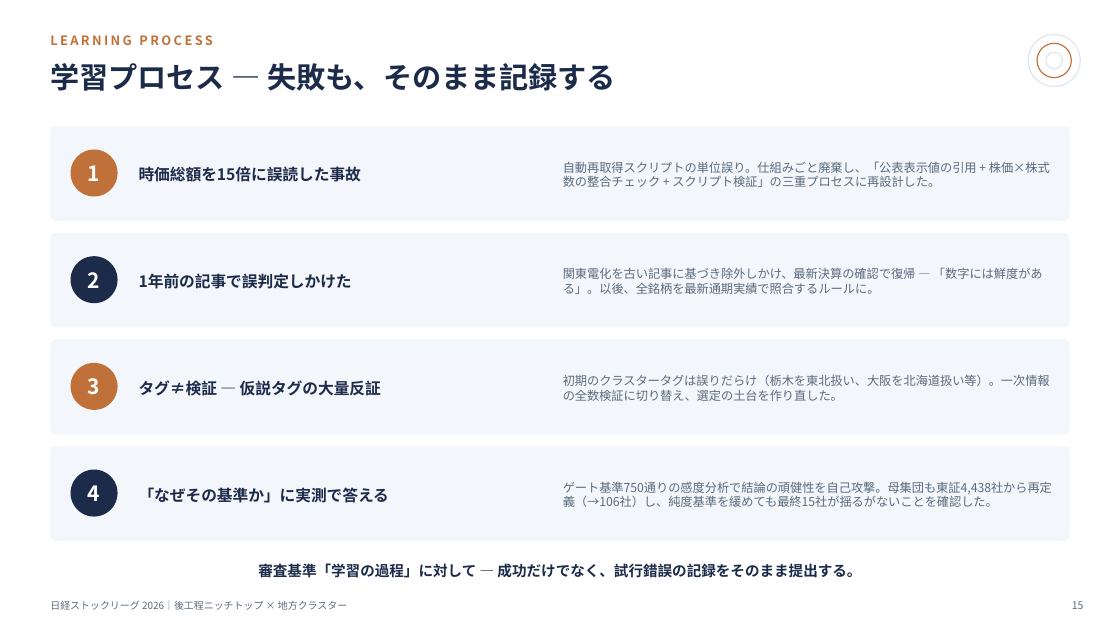
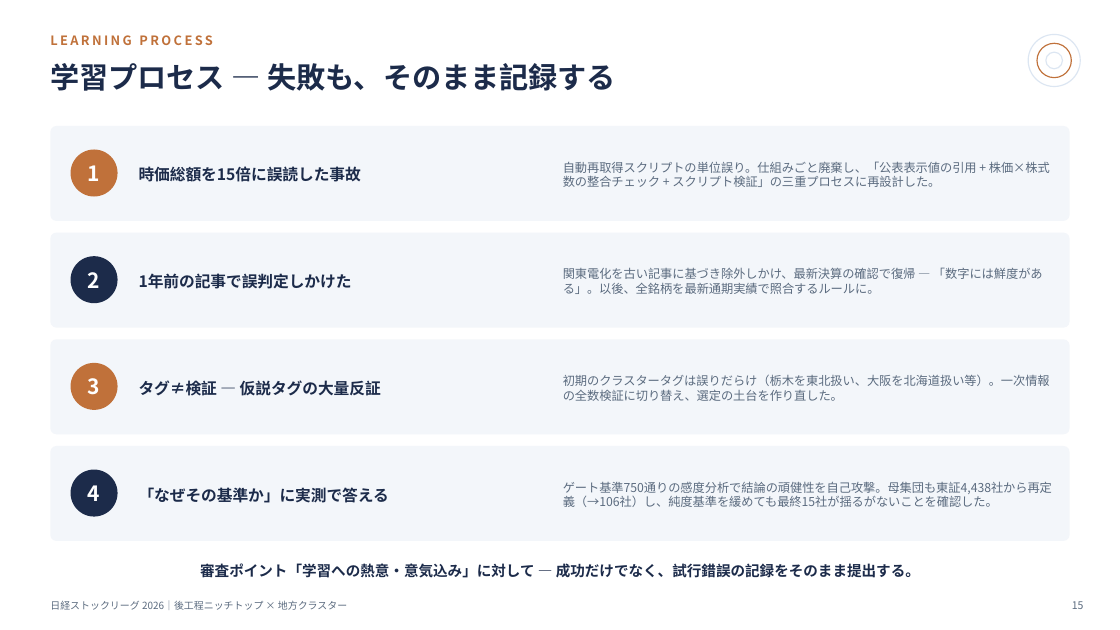
Before and after one commit to RenatusAuctor/nikkei-stock-league, a slide deck: slide 15 of 日経ストックリーグ_成果報告.pptx. Drawn at 1120x630 pixels with LibreOffice and Linux fonts; fonts in the diff are those of the drawing. Boxes give left, top, right and bottom in pixels: in the first picture for what was removed or moved away, otherwise in the second. Text is boxed around its words. In the diff, an @@ line names an element or a change of style, - is before the commit and + after.

```diff
--- a/日経ストックリーグ_成果報告.pptx
+++ b/日経ストックリーグ_成果報告.pptx
@@ text at (x1=200, y1=563, x2=920, y2=578): text changed @@
-審査基準「学習の過程」に対して — 成功だけでなく、試行錯誤の記録をそのまま提出する。
+審査ポイント「学習への熱意・意気込み」に対して — 成功だけでなく、試行錯誤の記録をそのまま提出する。
```
Also in this commit, not shown: 3 other slides changed, 4 other files.
